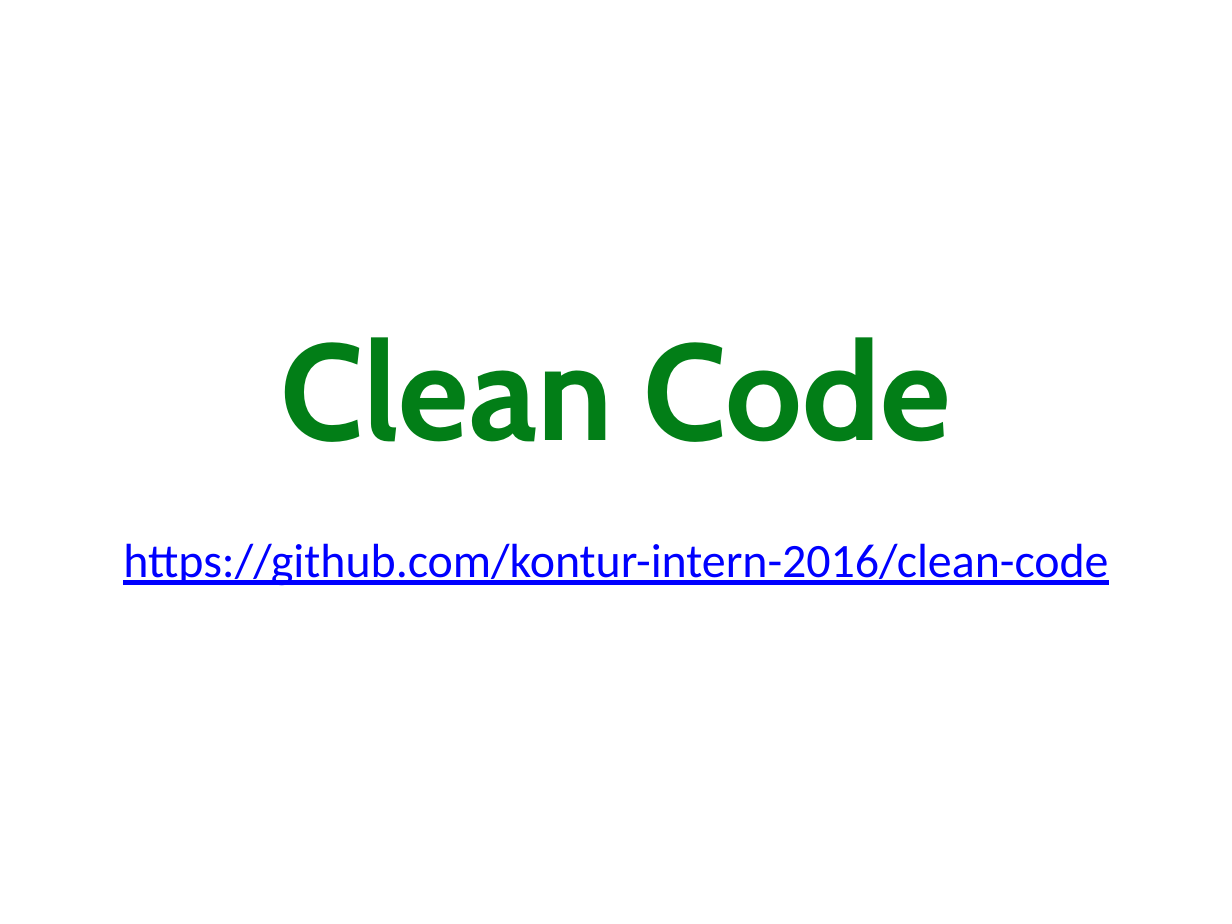
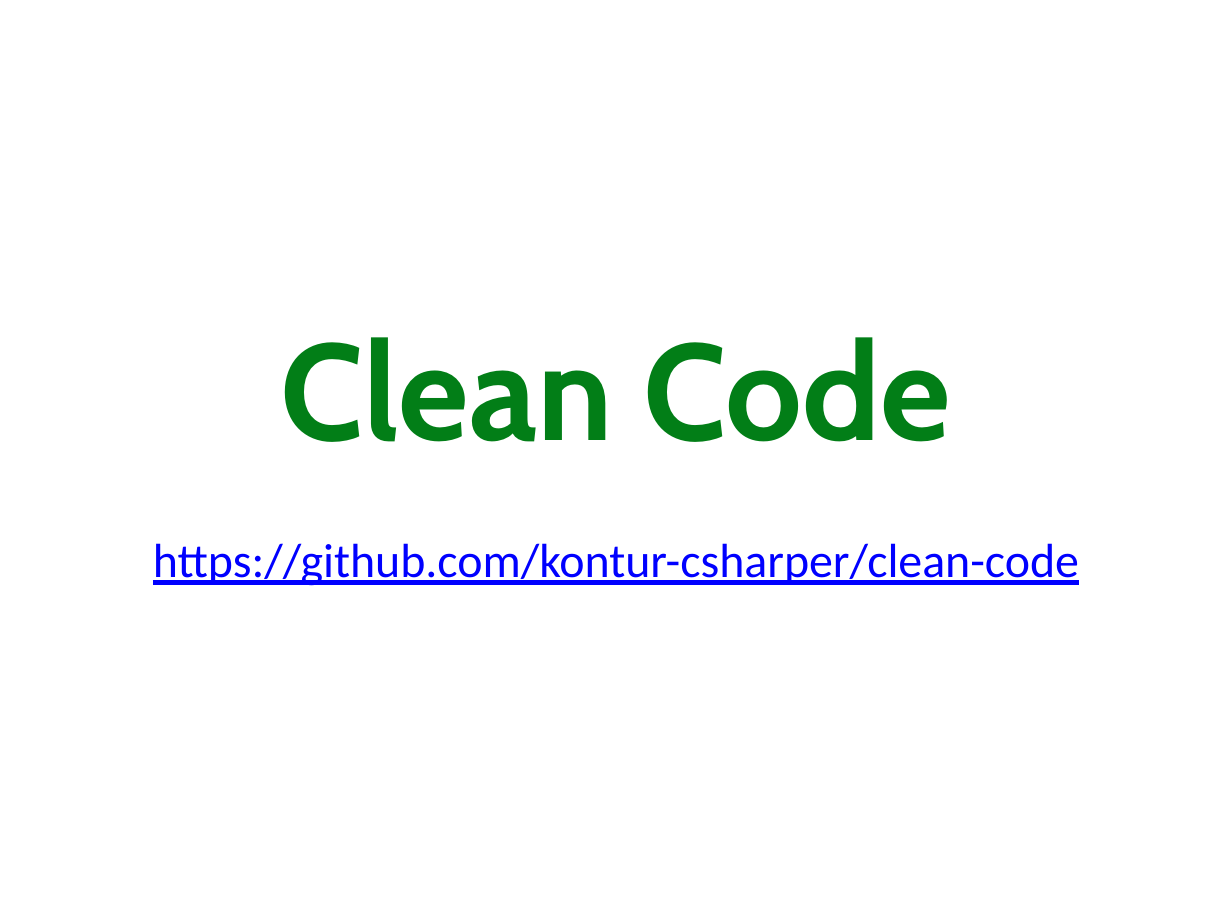
Before and after one commit to kontur-courses/clean-code, a slide deck: slide 1 of CleanCode.pptx. Drawn at 1232x924 pixels with LibreOffice and Linux fonts; fonts in the diff are those of the drawing. Boxes give left, top, right and bottom in pixels: in the first picture for what was removed or moved away, otherwise in the second. Text is boxed around its words. In the diff, an @@ line names an element or a change of style, - is before the commit and + after.

```diff
--- a/CleanCode.pptx
+++ b/CleanCode.pptx
@@ subtitle at (153,543,1079,586): text changed @@
-https://github.com/kontur-intern-2016/clean-code
+https://github.com/kontur-csharper/clean-code
```
Also in this commit, not shown: 9 other slides changed, 15 slides added, 11 slides removed, 10 other files.
